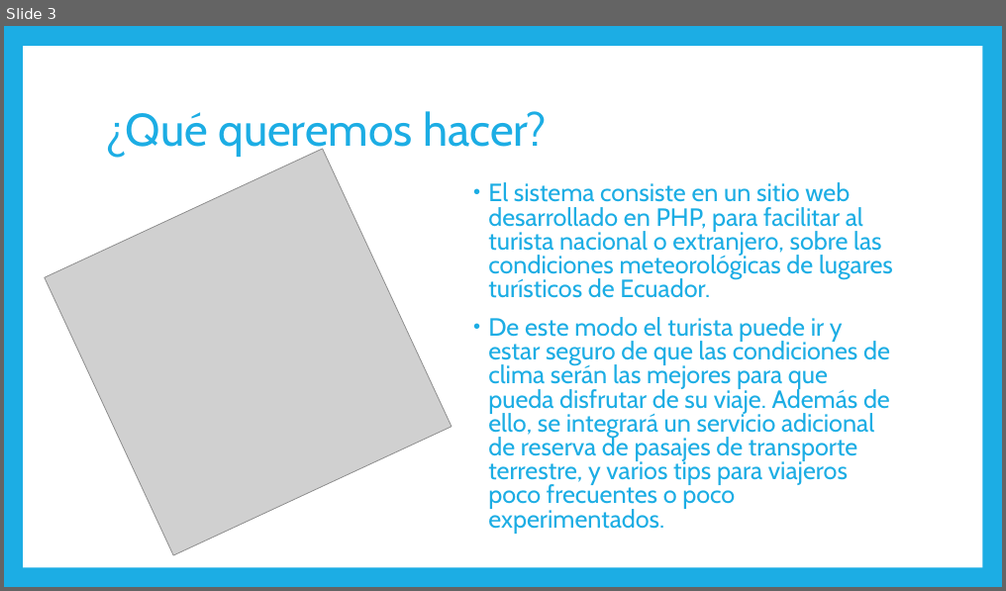
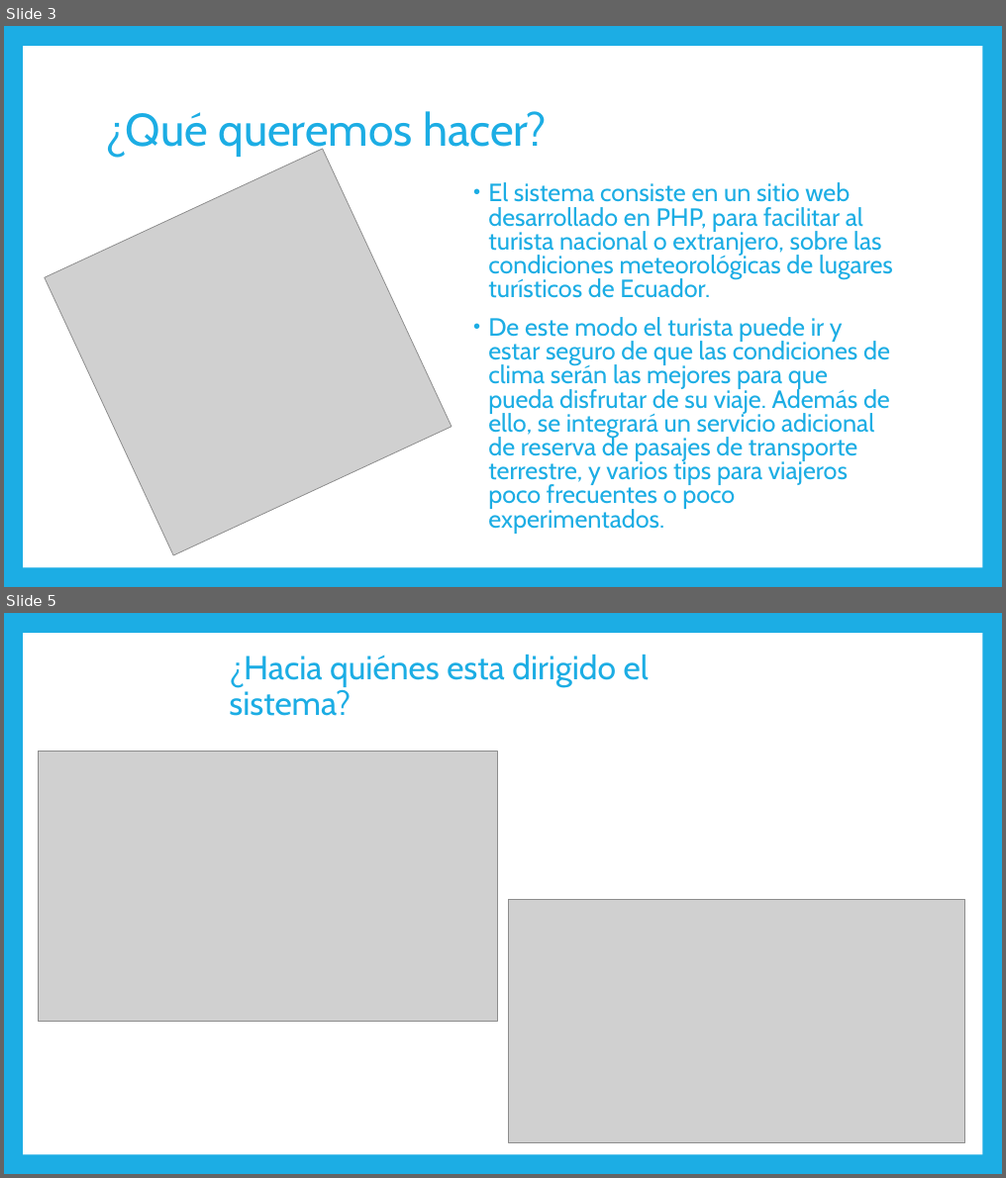
Before and after one commit to tsi553-ambientes-no-propietarios-2019a/proyecto-semestre-grupo-2, a slide deck: Proyecto Ambientes No Propietarios.pptx. Shown one above the other, each under a label of ours: slide 3 before the commit, slides 3 and 5 after it; the slides between them are not shown. The pictures are 1006x591 and 1006x1178 pixels, drawn with LibreOffice and Linux fonts; fonts in the diff are those of the drawing; grey boxes stand for pictures. Boxes give left, top, right and bottom in pixels: in the first picture for what was removed or moved away, otherwise in the second. Text is boxed around its words. In the diff, an @@ line names an element or a change of style, - is before the commit and + after.

```diff
--- a/Proyecto Ambientes No Propietarios.pptx
+++ b/Proyecto Ambientes No Propietarios.pptx
@@ slide 5 added at <box>4,613,1002,1174</box>, background #1CADE4; not listed: 1 template element that a slide beside it also shows @@
@@ title added at <box>229,654,648,716</box>, 32 pt, text #1CADE4 @@
+¿Hacia quiénes esta dirigido el sistema?
@@ picture added at <box>39,752,497,1022</box> @@
@@ picture added at <box>509,900,965,1143</box> @@
```
